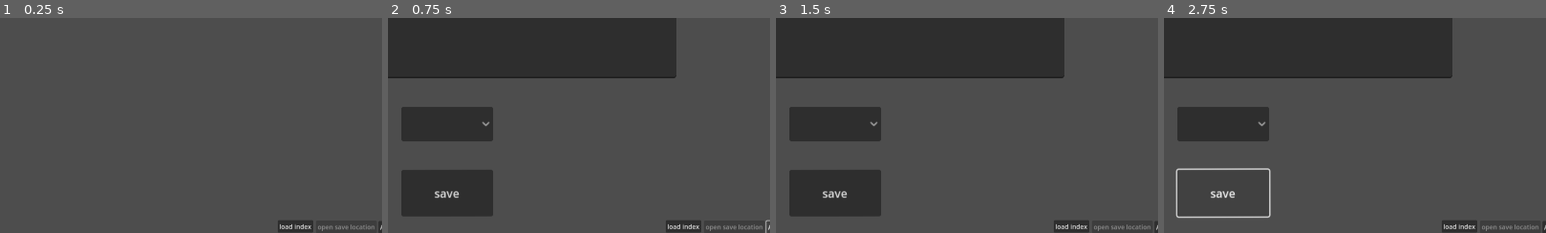
Above: before the commit, frames 1-4 (left to right).
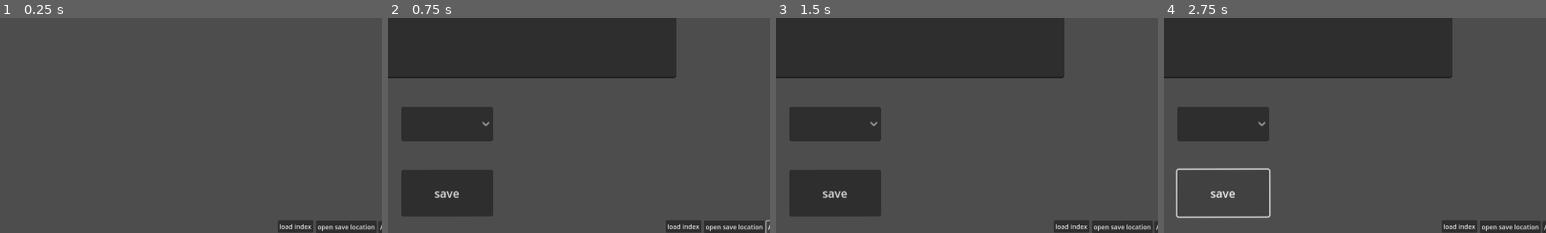
Above: after the commit, the same moments.

Repository: pandapanda135/todo_list
Game: Godot game, scene res://scenes/ui_test.tscn
The game is run twice, just before and just after one commit, with the same random seed, the same clock (stepped at 60 frames per second) and the same inputs.
Inputs (mouse positions are % of the whole screen's width and height, from its top left):
- Up to frame 1 (0.25 s): no input
- Up to frame 2 (0.75 s): click "Add Note" at 0.5 s
- Up to frame 3 (1.5 s): click (54, 5) at 1.27 s; type "Alex" at 1.35 s
- Up to frame 4 (2.75 s): click (54, 43) at 1.5 s; type "Alex" at 1.58 s; click "save" at 2 s
The pictures show only the part of the screen within x 46-96%, y 50-100%; the shares and areas given below are measured in that part.

The runs differ from the first frame. In frame 1, 0.1% of the frame differs, in the area x 83-98%, y 96-100%; in frame 2, 0.1%; in frame 3, 0.1%; in frame 4, 0.1%.

Commit message:
code refactoring

Diff:
--- a/scenes/ui_test.tscn
+++ b/scenes/ui_test.tscn
@@ -1,8 +1,8 @@
 [gd_scene load_steps=5 format=3 uid="uid://4ohhu5aryk3p"]
 
 [ext_resource type="PackedScene" uid="uid://d1dw4yunexyww" path="res://scenes/Modal.tscn" id="3_a3yvw"]
-[ext_resource type="Script" path="res://scripts/button_3.gd" id="4_0gs84"]
 [ext_resource type="Script" path="res://scripts/add_note_ui.gd" id="4_70acs"]
+[ext_resource type="Script" path="res://scripts/load_index_button.gd" id="4_nbxnp"]
 [ext_resource type="Script" path="res://scripts/save_location.gd" id="5_tkmw1"]
 
 [node name="Control" type="Control"]
@@ -83,7 +83,7 @@
 offset_right = 1675.0
 offset_bottom = 1079.0
 text = "load index"
-script = ExtResource("4_0gs84")
+script = ExtResource("4_nbxnp")
 
 [editable path="ModalController"]
 [editable path="ModalController/HFlowContainer/Control"]
--- a/scripts/add_note_ui.gd
+++ b/scripts/add_note_ui.gd
@@ -1,12 +1,6 @@
-extends Button
+extends interact_button
 
 @onready var modal:Control = $"../ModalController"
 
-func _ready() -> void:
-	self.pressed.connect(_on_pressed)
-
 func _on_pressed() -> void:
-	if modal.visible == true:
-		modal.visible = false
-	else:
-		modal.visible = true
+	modal.visible = not modal.visible
--- a/scripts/button_3.gd
+++ /dev/null
@@ -1,9 +0,0 @@
-extends Button
-
-
-# Called when the node enters the scene tree for the first time.
-func _ready() -> void:
-	self.pressed.connect(_on_pressed)
-
-func _on_pressed() -> void:
-	SaveSystem.load_node_signal.emit()
--- /dev/null
+++ b/scripts/button_interact_class.gd
@@ -0,0 +1,7 @@
+class_name interact_button extends Node
+
+func _ready() -> void:
+	self.pressed.connect(_on_pressed)
+
+func _on_pressed() -> void:
+	pass
--- a/scripts/delete_button.gd
+++ b/scripts/delete_button.gd
@@ -1,7 +1,4 @@
-extends Button
-
-func _ready() -> void:
-	self.pressed.connect(_on_pressed)
+extends interact_button
 
 func _on_pressed() -> void:
 	var child_nodes:Array[Node] = get_tree().get_root().get_children()
--- a/scripts/edit_button.gd
+++ b/scripts/edit_button.gd
@@ -1,9 +1,6 @@
-extends Button
+extends interact_button
 
 @onready var modal_controller = $"../ModalController"
 
-func _ready() -> void:
-	self.pressed.connect(_on_pressed)
-
 func _on_pressed() -> void:
 	modal_controller.visible = not modal_controller.visible
--- /dev/null
+++ b/scripts/load_index_button.gd
@@ -0,0 +1,4 @@
+extends interact_button
+
+func _on_pressed() -> void:
+	SaveSystem.load_node_signal.emit()
--- a/scripts/node_script.gd
+++ b/scripts/node_script.gd
@@ -33,7 +33,7 @@
 func _get_save_file() -> void: # this is used for edit button
 	SaveSystem.selected_json_file = json_file
 
-func _save_index(save_time,is_closing) -> void: # modify this is it adds a 5 min timer that will have a signal that when over it will run this line
+func _save_index(save_time:int,is_closing:bool) -> void: # modify this is it adds a 5 min timer that will have a signal that when over it will run this line (issue where index is set to -1 until timer is finished)
 	print("SAVE_INDEX RUN")
 
 	if is_closing == true:
@@ -43,12 +43,10 @@
 	if timer_running == false:
 		timer_running  = true
 		await get_tree().create_timer(save_time).timeout
-		print("THIS IS INDEx",self.get_index())
 		SaveSystem.change_note(json_file,3,"",self.get_index())
 		timer_running = false
 	else:
 		print("timer already exists")
-
 
 func check_node_position(clicked_node) -> void:
 	check_arrow_visibility()
--- a/scripts/save_button_signal.gd
+++ b/scripts/save_button_signal.gd
@@ -1,4 +1,4 @@
-extends Button
+extends interact_button
 
 signal get_save_file
 
@@ -12,9 +12,6 @@
 
 @export var save_note:bool
 
-func _ready() -> void:
-	self.pressed.connect(self._on_pressed)
-
 func _on_pressed() -> void:
 	if save_note == true:
 		SaveSystem.save_note()
--- a/scripts/save_location.gd
+++ b/scripts/save_location.gd
@@ -1,11 +1,4 @@
-extends Button
-
-func _ready() -> void:
-	self.pressed.connect(_on_pressed)
-	#Don't allow loading files that don't exist yet.
-	#($SaveLoad/LoadConfigFile as Button).disabled = not FileAccess.file_exists("user://save_config_file.ini")
-	($"." as Button).disabled = not FileAccess.file_exists("user://note_0.json")
-
+extends interact_button
 
 func _on_pressed() -> void:
 	OS.shell_open(ProjectSettings.globalize_path("user://"))
--- a/scripts/save_system.gd
+++ b/scripts/save_system.gd
@@ -23,8 +23,10 @@
 
 func _ready() -> void:
 	if FileAccess.file_exists(SAVE_PATH_VARIABLES):
+		print("variables file exists")
 		load_variables()
 	else:
+		print("variables file doesnt exist")
 		save_variables() #should make variables file if doesnt exist
 
 	# this is used to find the amount of files in dir stole from offical documentation (this will be removed for one of the methods described above) (it might not be removed)
@@ -200,7 +202,7 @@
 func add_and_change_made_nodes(save_number:int,is_from_save:bool = false) -> void:
 	var value_int:int = load_container("user://note_%s.json" % save_number)
 	var node_scene:Control = preload(NOTE_NODE).instantiate()
-	var first_child:Node = node_scene.get_child(0) # ? change this later because I dont like
+	var first_child:Node = node_scene.get_child(0) # ? change this later because I dont like as this means title and description node need to always have their respective index
 	var second_child:Node = node_scene.get_child(1)
 
 	match value_int:
@@ -245,13 +247,13 @@
 		print("remove successful")
 
 func increment_save_path() -> void:
+	save_variables()
 	save_amount += 1
 	save_amount_string = str(save_amount)
 	save_path = "user://note_%s.json" % save_amount_string
 	print("save ",save_amount)
 	print("save amount string ",save_amount_string)
 	print("path ",save_path)
-	save_variables()
 
 func save_system_reuseable_base(file_path:String,group_name:String) -> void:
 	var save_file := FileAccess.open(file_path, FileAccess.WRITE)
@@ -275,6 +277,7 @@
 func save_nodes() -> void:
 	save_system_reuseable_base(save_path,"persist_nodes")
 
+#primarily handles correctly setting node position in parent
 func load_node() -> void:
 	var child_nodes_collection:Array[Node] = Gui.collection_1.get_children() + Gui.collection_2.get_children() + Gui.collection_3.get_children()
 	for node:Node in child_nodes_collection:
@@ -291,9 +294,9 @@
 # handles variables file
 func save_variables() -> void:
 	var save_file := FileAccess.open(SAVE_PATH_VARIABLES, FileAccess.WRITE)
-	var node_data:int = save_amount + 1
-	var json_string:String = JSON.stringify(node_data)
-
+	var json_string:String = JSON.stringify(save_amount + 1)
+
+	print("running save_variable")
 	save_file.store_line(json_string)
 
 func load_variables() -> void:
@@ -311,13 +314,6 @@
 	print(save_int)
 	return save_int
 
-func correct_save_path() -> void: # TODO: I think there is an issue relating to the save files number skipping and its probably around here
-	if DirAccess.open(SAVE_PATH_VARIABLES) != null: #checks if SAVE_PATH_VARIABLES exits this is so it fixes and issue or something idk what this does tbh
-		print("correct_save_path first if")
-		save_amount += 1
-		save_variables()
-	else:
-		print("correct_save_path second if")
-		save_variables()
+func correct_save_path() -> void:
 	save_amount_string = str(save_amount)
 	save_path = "user://note_%s.json" % save_amount_string
--- a/scripts/window_button.gd
+++ b/scripts/window_button.gd
@@ -1,12 +1,11 @@
-extends Button
+extends interact_button
 
 var window_scene:Window = preload("res://scenes/window_scene.tscn").instantiate()
 
-func _ready() -> void:
-	self.pressed.connect(_on_pressed)
-	#turn these on for transparent bg and also pixel perfect transparncey
-	# window_scene.transparent_bg = false
-	# window_scene.transparent = false
+
+# add these to _ready for transparent bg and also pixel perfect transparncey
+# window_scene.transparent_bg = false
+# window_scene.transparent = false
 
 func _on_pressed() -> void:
 	var child_nodes:Array[Node] = get_tree().get_root().get_children()
